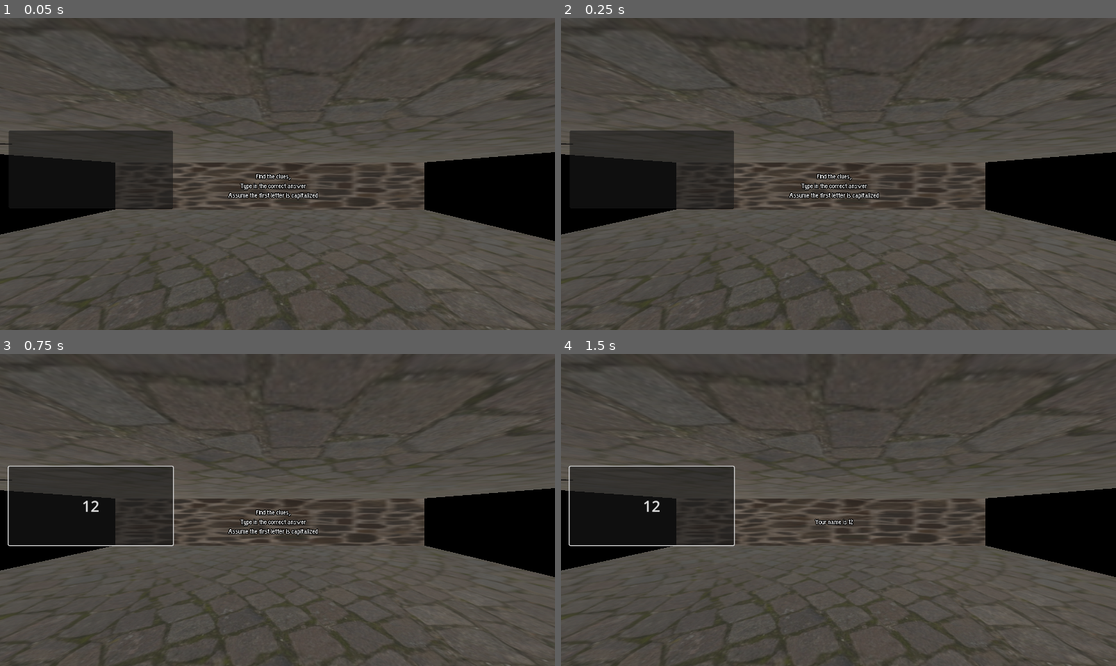
Above: before the commit, frames 1-4 (two rows, left to right).
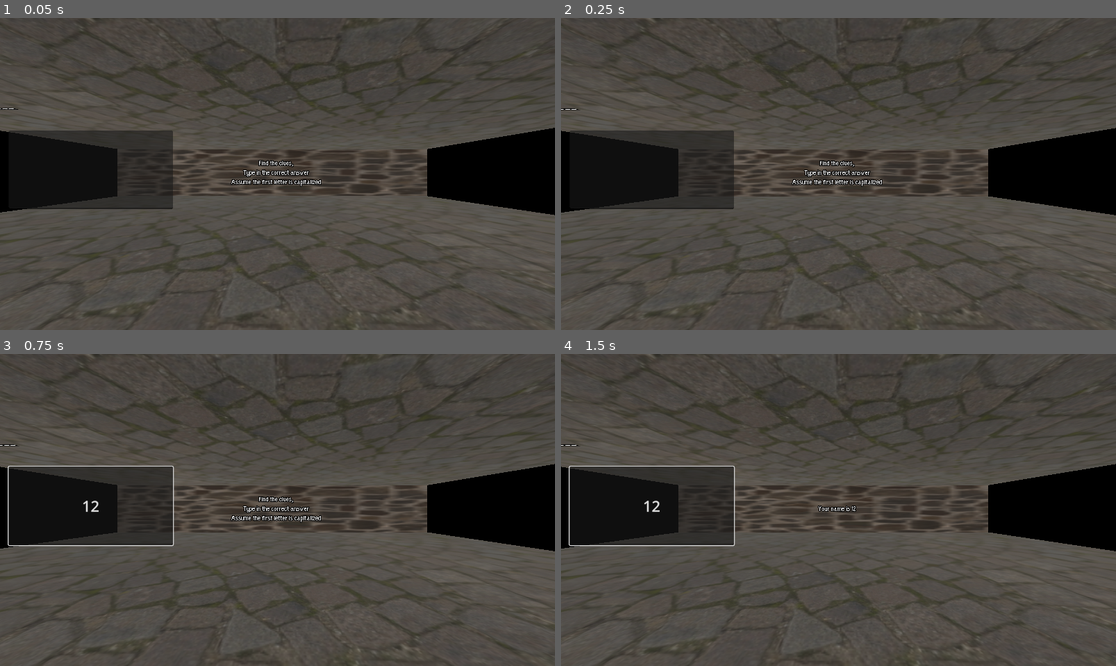
Above: after the commit, the same moments.

Repository: CISC204-S25/final-project-team-4
Game: Godot game, scene res://Scenes/dungeon.tscn
Two runs of this game, one before a commit and one after it. Both use one fixed random seed, a clock stepped at 60 frames per second and the inputs below.
Inputs (mouse positions are in pixels of both pictures, inside the frame that each line leads up to):
- Up to frame 1 (0.05 s): no input
- Up to frame 2 (0.25 s): no input
- Up to frame 3 (0.75 s): click (88, 506) at 0.52 s; type "12" at 0.6 s
- Up to frame 4 (1.5 s): tap Enter (ui_accept) at 1.25 s

The runs differ from the first frame. In frame 1, 12% of the frame differs, in the area x 0-100%, y 0-100%; in frame 2, 12%; in frame 3, 12%; in frame 4, 12%.

Commit message:
Update dungeon.tscn

Diff:
--- a/Scenes/dungeon.tscn
+++ b/Scenes/dungeon.tscn
@@ -448,7 +448,7 @@
 size = Vector3(0.213867, 1, 2.10742)
 
 [node name="Player" parent="." instance=ExtResource("3_lt7kh")]
-transform = Transform3D(0.48, 0, 0, 0, 0.48, 0, 0, 0, 0.48, 0, 0.964505, 0)
+transform = Transform3D(0.3, 0, 0, 0, 0.3, 0, 0, 0, 0.3, 0, 0.650425, 0)
 
 [node name="TypingBox" parent="." instance=ExtResource("5_iqbxe")]
 transform = Transform3D(1, 0, 0, 0, 1, 0, 0, 0, 1, 0.0759676, 1.01376, -4.29291)
